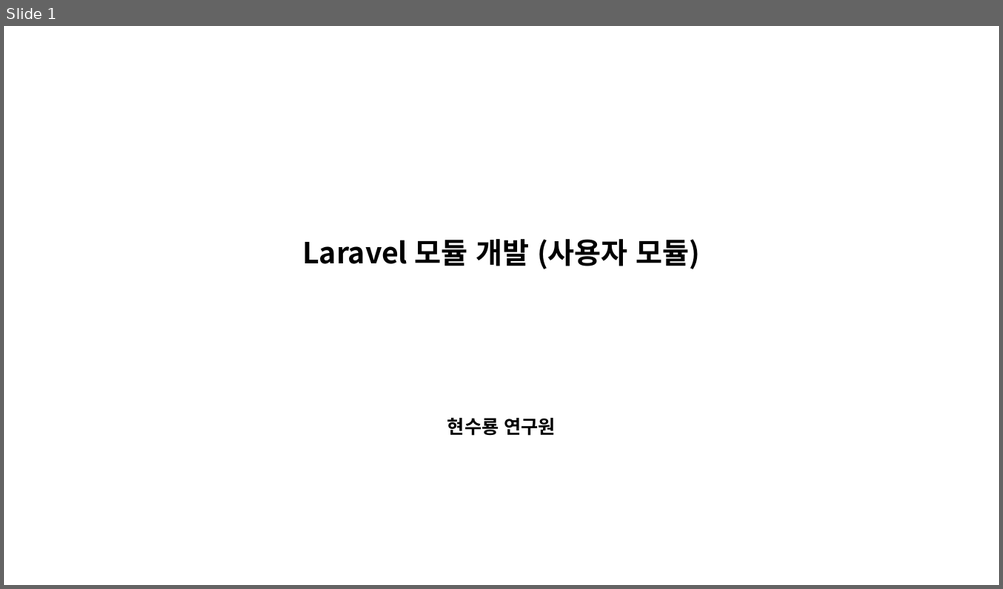
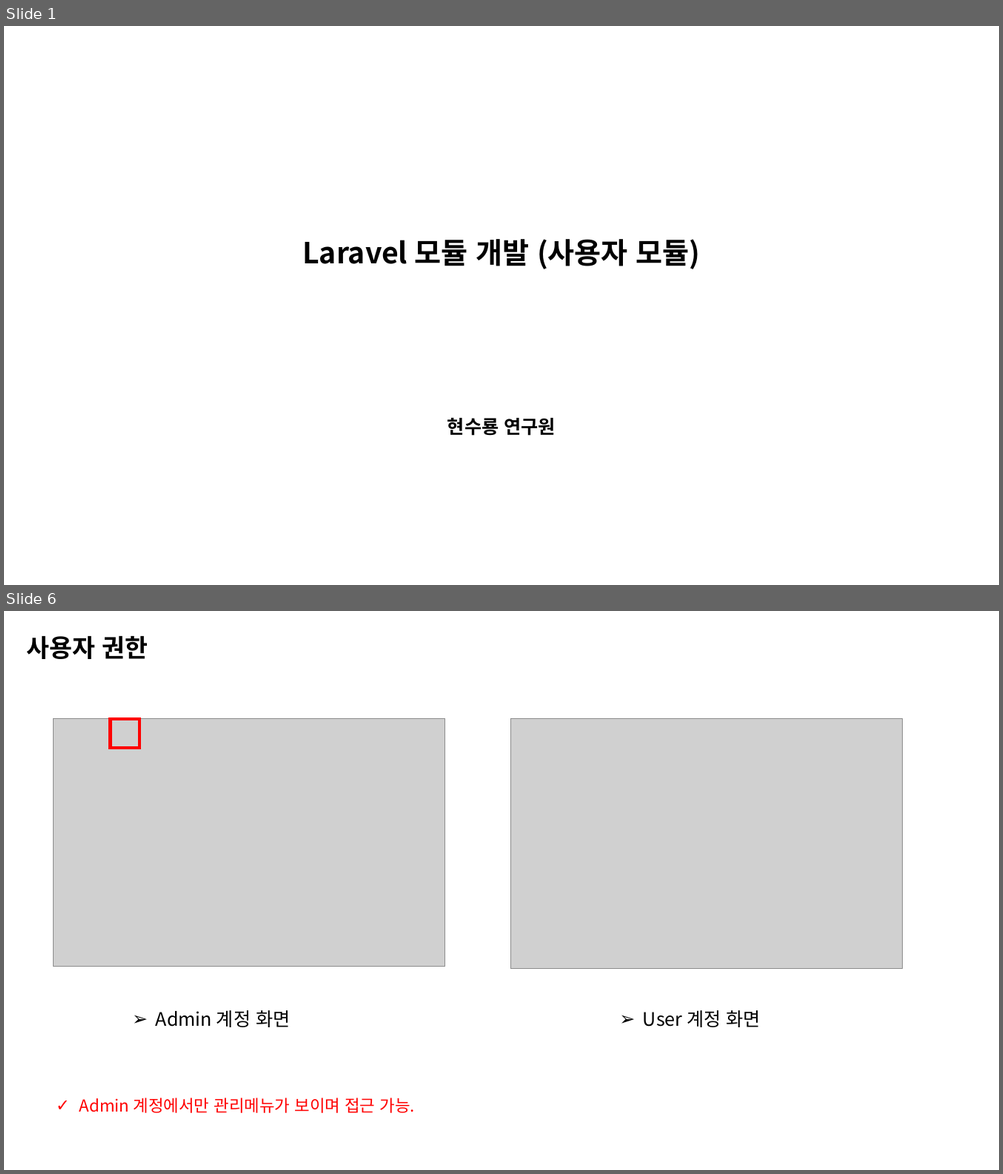
Before and after one commit to ryong890314/laravel-component, a slide deck: doc/Laravel 모듈 개발 - 1차.pptx. Shown one above the other, each under a label of ours: slide 1 before the commit, slides 1 and 6 after it; the slides between them are not shown. The pictures are 1003x589 and 1003x1174 pixels, drawn with LibreOffice and Linux fonts; fonts in the diff are those of the drawing; grey boxes stand for pictures. Boxes give left, top, right and bottom in pixels: in the first picture for what was removed or moved away, otherwise in the second. Text is boxed around its words. In the diff, an @@ line names an element or a change of style, - is before the commit and + after.

```diff
--- a/doc/Laravel 모듈 개발 - 1차.pptx
+++ b/doc/Laravel 모듈 개발 - 1차.pptx
@@ slide 6 added at [4,611,999,1170], background #FFFFFF @@
@@ text added at [27,636,148,659], 24 pt, text #000000, bold @@
+사용자 권한
@@ picture added at [54,719,445,968] @@
@@ rectangle added at [110,719,139,749], outline #FF0000 3 pt @@
@@ picture added at [511,719,902,969] @@
@@ text added at [156,1011,290,1028], 18 pt, text #000000 @@
+➢ Admin 계정 화면
@@ text added at [643,1011,760,1028], 18 pt, text #000000 @@
+➢ User 계정 화면
@@ text added at [79,1098,415,1113], 16 pt, text #FF0000 @@
+✓ Admin 계정에서만 관리메뉴가 보이며 접근 가능.
```
Also in this commit, not shown: 3 slides changed, 2 other slides added, 5 other files.
